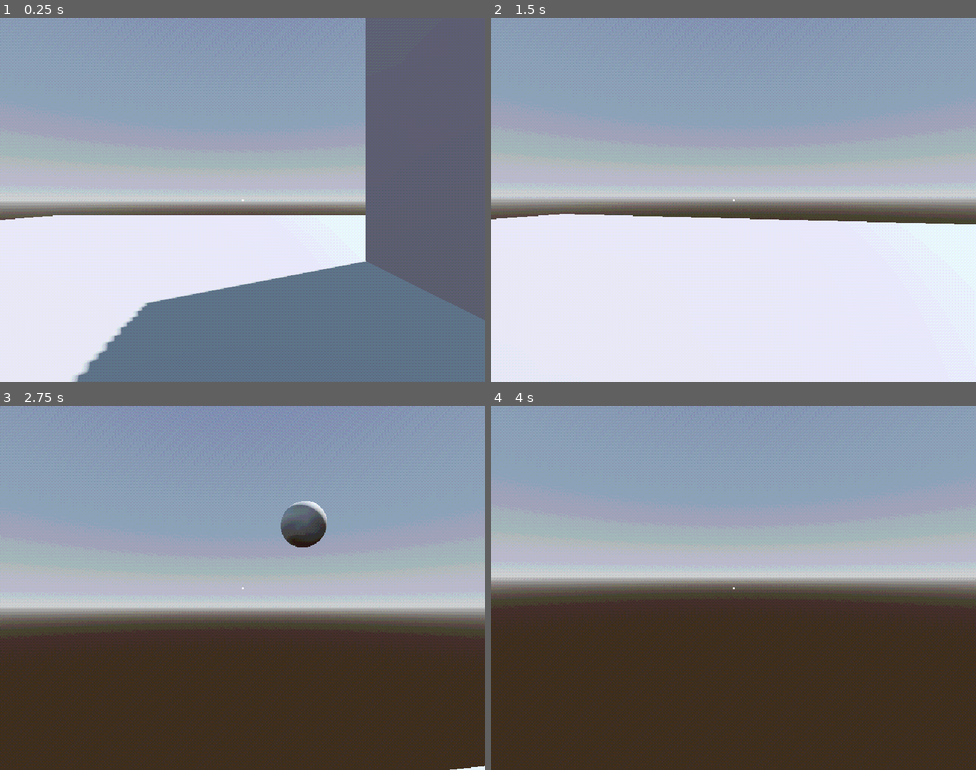
Above: before the commit, frames 1-4 (two rows, left to right).
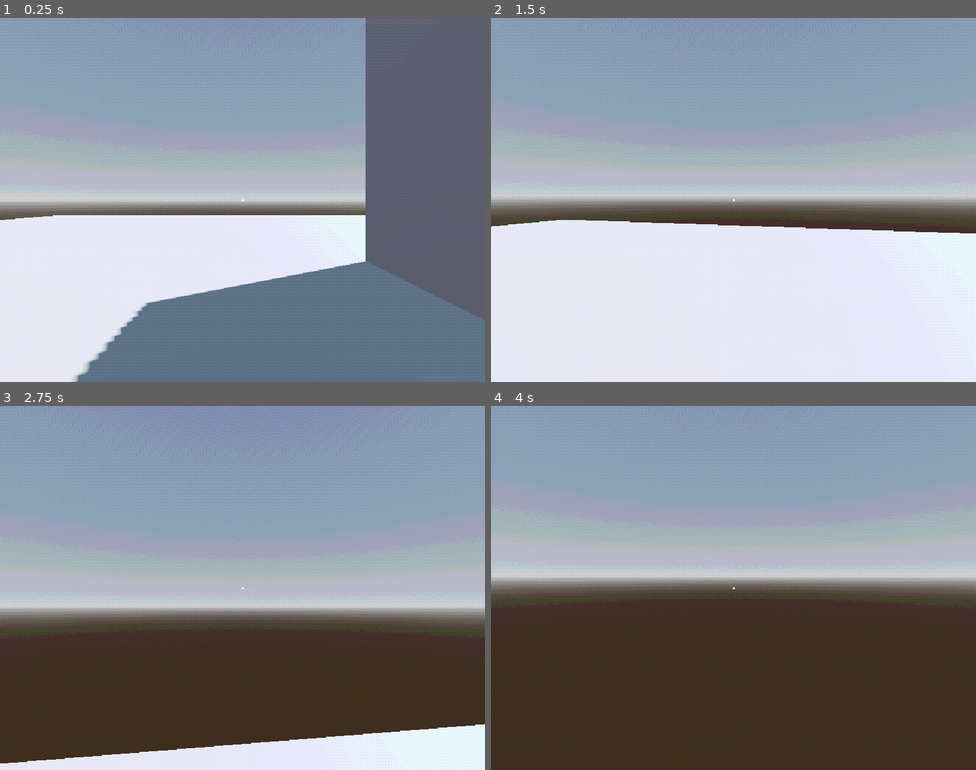
Above: after the commit, the same moments.

Repository: KyleSaki714/ps1-jam
Game: Godot game, scene res://sub_viewport_container.tscn
Same seed, same stepped clock (60 frames per second), same inputs: the game is played once before the commit and once after it. The engine's default icon, where the game draws it, is replaced by a stand-in: a white triangle on a blue panel in a dark square.
Inputs (mouse positions are in pixels of both pictures, inside the frame that each line leads up to):
- Up to frame 1 (0.25 s): no input
- Up to frame 2 (1.5 s): tap Enter (ui_accept) at 0.5 s; move the mouse to (757, 200) at 0.52 s; press the mouse at (757, 200) at 0.53 s; hold W (move_forward) from 0.53 s (still down); tap Space (jump) at 0.77, 0.8, 1.07, 1.35 s; move the mouse to (709, 200) at 1.27 s; release the mouse at (709, 200) at 1.28 s
- Up to frame 3 (2.75 s): keep holding W (move_forward); tap Space (jump) at 1.52, 1.82, 2.3 s; click (218, 588) at 1.55 s; move the mouse to (252, 580) at 2.02 s; press the mouse at (252, 580) at 2.03 s
- Up to frame 4 (4 s): keep holding W (move_forward); move the mouse to (728, 595) at 2.77 s; release the mouse at (728, 595) at 2.78 s; tap Shift (sprint) at 2.85 s; tap Space (jump) at 3.02, 3.32, 3.77, 3.8 s; click (728, 595) at 3.05 s; move the mouse to (767, 591) at 3.52 s; press the mouse at (767, 591) at 3.53 s

The runs differ from the first frame. In frame 1, less than 0.1% of the frame differs, in the area x 75-76%, y 66-67%; in frame 2, 2.0%; in frame 3, 8.0%, in the area x 0-100%, y 26-100%; in frame 4, nothing differs.

Commit message:
blockout outside level, change some values for rat jumpyness

Diff:
--- /dev/null
+++ b/Components/Player.tscn
@@ -0,0 +1,50 @@
+[gd_scene load_steps=6 format=3 uid="uid://bak1xq70vukg6"]
+
+[ext_resource type="PackedScene" uid="uid://cj7474nwi5kyt" path="res://Components/MoveComponent.tscn" id="1_uwk8q"]
+[ext_resource type="Texture2D" uid="uid://dmrahewbgsp87" path="res://assets/textures/crosshair16_dot.png" id="2_yrjoe"]
+[ext_resource type="Texture2D" uid="uid://ifia8n3uflj5" path="res://assets/textures/crosshair16.png" id="3_e02sh"]
+
+[sub_resource type="CapsuleMesh" id="CapsuleMesh_eu7l1"]
+
+[sub_resource type="CapsuleShape3D" id="CapsuleShape3D_p1v5b"]
+
+[node name="Dude" type="CharacterBody3D"]
+collision_layer = 3
+
+[node name="Graphics" type="Node3D" parent="."]
+
+[node name="MeshInstance3D" type="MeshInstance3D" parent="Graphics"]
+mesh = SubResource("CapsuleMesh_eu7l1")
+skeleton = NodePath("../..")
+
+[node name="MoveComponent" parent="." node_paths=PackedStringArray("_bodyToMove", "_camera") instance=ExtResource("1_uwk8q")]
+_bodyToMove = NodePath("..")
+_camera = NodePath("../Camera3D")
+_jumpForce = 7
+_gravity = 25
+
+[node name="Camera3D" type="Camera3D" parent="."]
+transform = Transform3D(1, 0, 0, 0, 1, 0, 0, 0, 1, 0, 0.562925, 0)
+current = true
+
+[node name="TextureRect" type="TextureRect" parent="Camera3D"]
+anchors_preset = 8
+anchor_left = 0.5
+anchor_top = 0.5
+anchor_right = 0.5
+anchor_bottom = 0.5
+offset_left = -8.0
+offset_top = -8.0
+offset_right = 8.0
+offset_bottom = 8.0
+grow_horizontal = 2
+grow_vertical = 2
+texture = ExtResource("2_yrjoe")
+stretch_mode = 3
+
+[node name="Sprite3D" type="Sprite3D" parent="Camera3D"]
+transform = Transform3D(1, 0, 0, 0, 1, 0, 0, 0, 1, 0, 0, -3.46239)
+texture = ExtResource("3_e02sh")
+
+[node name="CollisionShape3D" type="CollisionShape3D" parent="."]
+shape = SubResource("CapsuleShape3D_p1v5b")
--- /dev/null
+++ b/Components/PlayerCore.tscn
@@ -0,0 +1,7 @@
+[gd_scene load_steps=2 format=3 uid="uid://dbk1dg0uth3aa"]
+
+[ext_resource type="Script" uid="uid://cilw0cimmcybd" path="res://Scripts/Player.gd" id="1_7qn8e"]
+
+[node name="PlayerCore" type="Node3D" node_paths=PackedStringArray("_moveComponent")]
+script = ExtResource("1_7qn8e")
+_moveComponent = NodePath("")
--- a/Components/Rat.tscn
+++ b/Components/Rat.tscn
@@ -46,8 +46,9 @@
 blend_shape_mode = 0
 shadow_mesh = SubResource("ArrayMesh_7bvdb")
 
-[sub_resource type="BoxShape3D" id="BoxShape3D_wygdx"]
-size = Vector3(0.691284, 0.336487, 0.248779)
+[sub_resource type="CapsuleShape3D" id="CapsuleShape3D_apg4c"]
+radius = 0.130865
+height = 0.642828
 
 [node name="Rat" type="CharacterBody3D"]
 collision_layer = 3
@@ -67,13 +68,13 @@
 [node name="MoveComponent" parent="." node_paths=PackedStringArray("_bodyToMove", "_camera") instance=ExtResource("2_xvbv6")]
 _bodyToMove = NodePath("..")
 _camera = NodePath("../Camera3D")
-_moveAccel = 5
-_maxSpeed = 20
-_jumpForce = 5
+_moveAccel = 4
+_maxSpeed = 7
+_gravity = 20
 
 [node name="Camera3D" type="Camera3D" parent="."]
 transform = Transform3D(1, 0, 0, 0, 1, 0, 0, 0, 1, 0.00257635, 0.261623, -0.236099)
 
 [node name="CollisionShape3D" type="CollisionShape3D" parent="."]
-transform = Transform3D(1, 0, 0, 0, 1, 0, 0, 0, 1, -0.0209351, 0.187347, -0.00964355)
-shape = SubResource("BoxShape3D_wygdx")
+transform = Transform3D(1, 0, 0, 0, -4.37114e-08, 1, 0, -1, -4.37114e-08, 0, 0.192774, 0)
+shape = SubResource("CapsuleShape3D_apg4c")
--- /dev/null
+++ b/Outside.tscn
@@ -0,0 +1,144 @@
+[gd_scene load_steps=8 format=3 uid="uid://i3r2r3mfngh5"]
+
+[ext_resource type="PackedScene" uid="uid://bak1xq70vukg6" path="res://Components/Player.tscn" id="1_f6ed7"]
+[ext_resource type="PackedScene" uid="uid://dbk1dg0uth3aa" path="res://Components/PlayerCore.tscn" id="2_i6qxv"]
+[ext_resource type="Texture2D" uid="uid://b240prynng2uu" path="res://icon.svg" id="3_i6qxv"]
+[ext_resource type="PackedScene" uid="uid://vly1dwti5hdy" path="res://Components/Rat.tscn" id="4_35mfd"]
+
+[sub_resource type="ProceduralSkyMaterial" id="ProceduralSkyMaterial_f6ed7"]
+sky_horizon_color = Color(0.662243, 0.671743, 0.686743, 1)
+ground_horizon_color = Color(0.662243, 0.671743, 0.686743, 1)
+
+[sub_resource type="Sky" id="Sky_i6qxv"]
+sky_material = SubResource("ProceduralSkyMaterial_f6ed7")
+
+[sub_resource type="Environment" id="Environment_35mfd"]
+background_mode = 2
+sky = SubResource("Sky_i6qxv")
+tonemap_mode = 2
+glow_enabled = true
+
+[node name="Outside" type="Node3D"]
+
+[node name="WorldEnvironment" type="WorldEnvironment" parent="."]
+environment = SubResource("Environment_35mfd")
+
+[node name="DirectionalLight3D" type="DirectionalLight3D" parent="."]
+transform = Transform3D(0.89145, -0.348124, 0.290046, -0.22656, 0.211908, 0.950666, -0.392413, -0.913184, 0.110035, 0, 0, 0)
+shadow_enabled = true
+
+[node name="CSGCombiner3D" type="CSGCombiner3D" parent="."]
+use_collision = true
+
+[node name="fence2" type="CSGBox3D" parent="CSGCombiner3D"]
+transform = Transform3D(1, 0, 0, 0, 1, 0, 0, 0, 1, -2.12782, 3.51257, -37.2708)
+size = Vector3(62.272, 6.35742, 0.5)
+
+[node name="fence3" type="CSGBox3D" parent="CSGCombiner3D"]
+transform = Transform3D(-4.37114e-08, 0, 1, 0, 1, 0, -1, 0, -4.37114e-08, -33.1357, 3.64777, -8.27082)
+size = Vector3(62.272, 6.35742, 0.5)
+
+[node name="fence4" type="CSGBox3D" parent="CSGCombiner3D"]
+transform = Transform3D(-4.37114e-08, 0, -1, 0, 1, 0, 1, 0, -4.37114e-08, 28.8616, 3.63385, -6.31167)
+size = Vector3(62.272, 6.35742, 0.5)
+
+[node name="fence" type="CSGBox3D" parent="CSGCombiner3D"]
+transform = Transform3D(1, 0, 0, 0, 1, 0, 0, 0, 1, -2.29765, 3.67871, 22.5128)
+size = Vector3(62.272, 6.35742, 0.5)
+
+[node name="Floor" type="CSGBox3D" parent="CSGCombiner3D"]
+transform = Transform3D(1, 0, 0, 0, 1, 0, 0, 0, 1, -1.98941, 0, -5.26099)
+size = Vector3(75, 1, 75)
+
+[node name="Building2" type="CSGBox3D" parent="CSGCombiner3D"]
+transform = Transform3D(1, 0, 0, 0, 1, 0, 0, 0, 1, 4.52217, 13.215, -15.5239)
+size = Vector3(23.277, 27, 27.0327)
+
+[node name="Building1" type="CSGBox3D" parent="CSGCombiner3D"]
+transform = Transform3D(1, 0, 0, 0, 1, 0, 0, 0, 1, -6.88927, 12.5671, -4.15217)
+size = Vector3(34.4415, 25.8874, 27.0327)
+
+[node name="Building3" type="CSGCylinder3D" parent="CSGCombiner3D"]
+transform = Transform3D(1, 0, 0, 0, 1, 0, 0, 0, 1, 10.3885, 14, 3.6332)
+radius = 9.52881
+height = 30.0
+
+[node name="chimney" type="CSGCylinder3D" parent="CSGCombiner3D"]
+transform = Transform3D(1, 0, 0, 0, 1, 0, 0, 0, 1, -11, 29, -7)
+radius = 2.0
+height = 8.0
+
+[node name="Dumpster" type="CSGBox3D" parent="CSGCombiner3D"]
+transform = Transform3D(1, 0, 0, 0, 1, 0, 0, 0, 1, -21.3685, 2.0526, -19.4135)
+size = Vector3(4.21774, 2.85794, 3.06848)
+
+[node name="CustodianRoom" type="CSGBox3D" parent="CSGCombiner3D"]
+transform = Transform3D(1, 0, 0, 0, 1, 0, 0, 0, 1, -16.5832, 6, -7.25684)
+operation = 2
+size = Vector3(11.8336, 11, 18.4863)
+
+[node name="CSGBox3D" type="CSGBox3D" parent="CSGCombiner3D"]
+transform = Transform3D(1, 0, 0, 0, 1, 0, 0, 0, 1, -11.9172, 1.60314, -2.95793)
+size = Vector3(2.80697, 2.32434, 3.297)
+
+[node name="CSGBox3D2" type="CSGBox3D" parent="CSGCombiner3D"]
+transform = Transform3D(-4.37114e-08, 0, -1, 0, 1, 0, 1, 0, -4.37114e-08, -16.222, 2.64871, 0.698557)
+size = Vector3(2.807, 4.86143, 4.578)
+
+[node name="CSGBox3D5" type="CSGBox3D" parent="CSGCombiner3D"]
+transform = Transform3D(1, 0, 0, 0, 1, 0, 0, 0, 1, -21.0719, 5.44526, -4.14969)
+size = Vector3(3.1633, 0.521899, 5.48529)
+
+[node name="CSGBox3D4" type="CSGBox3D" parent="CSGCombiner3D"]
+transform = Transform3D(1, 0, 0, 0, 1, 0, 0, 0, 1, -18.6926, 7.77452, -14.9981)
+size = Vector3(8.07402, 0.939087, 3.4158)
+
+[node name="CSGBox3D3" type="CSGBox3D" parent="CSGCombiner3D"]
+transform = Transform3D(1, 0, 0, 0, 0.939692, -0.34202, 0, 0.34202, 0.939692, -21.7832, 7.1001, -9.74703)
+size = Vector3(1.21364, 0.230164, 7.80948)
+
+[node name="Dude" parent="." instance=ExtResource("1_f6ed7")]
+transform = Transform3D(1, 0, 0, 0, 1, 0, 0, 0, 1, -26.4357, 2.26075, -25.7738)
+
+[node name="PlayerCore" parent="Dude" node_paths=PackedStringArray("_moveComponent") instance=ExtResource("2_i6qxv")]
+_moveComponent = NodePath("../MoveComponent")
+
+[node name="Decor" type="Node3D" parent="."]
+
+[node name="Tree" type="Node3D" parent="Decor"]
+transform = Transform3D(0.965926, 0, -0.258819, 0, 1, 0, 0.258819, 0, 0.965926, 22.7121, 6.35055, -9.30571)
+
+[node name="Sprite3D" type="Sprite3D" parent="Decor/Tree"]
+transform = Transform3D(6.02039, 0, 0, 0, 9.69795, 0, 0, 0, 6.02039, 0, 0, 0)
+texture = ExtResource("3_i6qxv")
+
+[node name="Sprite3D2" type="Sprite3D" parent="Decor/Tree"]
+transform = Transform3D(-2.6316e-07, 0, -6.02039, 0, 9.69795, 0, 6.02039, 0, -2.6316e-07, 0, 0, 0)
+texture = ExtResource("3_i6qxv")
+
+[node name="Tree2" type="Node3D" parent="Decor"]
+transform = Transform3D(0.837738, 0, 0.546073, 0, 1, 0, -0.546073, 0, 0.837738, 22.7121, 6.35055, -21.3057)
+
+[node name="Sprite3D" type="Sprite3D" parent="Decor/Tree2"]
+transform = Transform3D(6.02039, 0, 0, 0, 9.69795, 0, 0, 0, 6.02039, 0, 0, 0)
+texture = ExtResource("3_i6qxv")
+
+[node name="Sprite3D2" type="Sprite3D" parent="Decor/Tree2"]
+transform = Transform3D(-2.6316e-07, 0, -6.02039, 0, 9.69795, 0, 6.02039, 0, -2.6316e-07, 0, 0, 0)
+texture = ExtResource("3_i6qxv")
+
+[node name="OmniLight3D" type="OmniLight3D" parent="Decor"]
+transform = Transform3D(1, 0, 0, 0, -4.37114e-08, 1, 0, -1, -4.37114e-08, -16.7465, 10.1358, -7.51801)
+light_energy = 7.142
+omni_range = 7.79136
+
+[node name="SpotLight3D" type="SpotLight3D" parent="Decor"]
+transform = Transform3D(1, 0, 0, 0, -4.37114e-08, 1, 0, -1, -4.37114e-08, -16.1298, 11.9821, -4.66354)
+light_energy = 10.051
+spot_range = 22.504
+spot_angle = 32.1704
+
+[node name="Rat" parent="." instance=ExtResource("4_35mfd")]
+transform = Transform3D(1, 0, 0, 0, 1, 0, 0, 0, 1, -22.0778, 0.51094, -3.83796)
+
+[editable path="Dude"]
--- a/Scripts/Player.gd
+++ b/Scripts/Player.gd
@@ -74,9 +74,9 @@
 		var secondCameraPos = rayDir * _transferDistance + cameraPos
 
 		# DEBUG: view the farthest point player can reach
-		var testVizInst2 = _testVisualizer.instantiate()
-		get_tree().root.get_node_or_null("SubViewportContainer/SubViewport/World/").add_child(testVizInst2)
-		testVizInst2.global_position = secondCameraPos
+		#var testVizInst2 = _testVisualizer.instantiate()
+		#get_tree().root.get_node_or_null("SubViewportContainer/SubViewport/World/").add_child(testVizInst2)
+		#testVizInst2.global_position = secondCameraPos
 
 		# create the raycast and intersect the ray
 		var query = PhysicsRayQueryParameters3D.create(cameraPos, secondCameraPos, 0b10, [self.get_parent_node_3d().get_rid()]) # 20 is distance
--- a/World.tscn
+++ b/World.tscn
@@ -1,10 +1,8 @@
-[gd_scene load_steps=19 format=3 uid="uid://b1shtyjdx7je7"]
+[gd_scene load_steps=15 format=3 uid="uid://b1shtyjdx7je7"]
 
 [ext_resource type="Texture2D" uid="uid://b240prynng2uu" path="res://icon.svg" id="1_m1ybr"]
-[ext_resource type="PackedScene" uid="uid://cj7474nwi5kyt" path="res://Components/MoveComponent.tscn" id="3_eu7l1"]
-[ext_resource type="Script" uid="uid://cilw0cimmcybd" path="res://Scripts/Player.gd" id="3_js7pq"]
-[ext_resource type="Texture2D" uid="uid://ifia8n3uflj5" path="res://assets/textures/crosshair16.png" id="3_p1v5b"]
-[ext_resource type="Texture2D" uid="uid://dmrahewbgsp87" path="res://assets/textures/crosshair16_dot.png" id="3_wygdx"]
+[ext_resource type="PackedScene" uid="uid://bak1xq70vukg6" path="res://Components/Player.tscn" id="2_eu7l1"]
+[ext_resource type="PackedScene" uid="uid://dbk1dg0uth3aa" path="res://Components/PlayerCore.tscn" id="3_eu7l1"]
 [ext_resource type="PackedScene" uid="uid://vly1dwti5hdy" path="res://Components/Rat.tscn" id="4_eu7l1"]
 [ext_resource type="PackedScene" uid="uid://7303x0uj5nn0" path="res://Components/TestViz.tscn" id="5_eu7l1"]
 
@@ -39,10 +37,6 @@
 
 [sub_resource type="CapsuleShape3D" id="CapsuleShape3D_grvvb"]
 
-[sub_resource type="CapsuleMesh" id="CapsuleMesh_eu7l1"]
-
-[sub_resource type="CapsuleShape3D" id="CapsuleShape3D_p1v5b"]
-
 [node name="World" type="Node3D"]
 
 [node name="WorldEnvironment" type="WorldEnvironment" parent="."]
@@ -55,13 +49,21 @@
 [node name="Platforms" type="CSGCombiner3D" parent="."]
 use_collision = true
 
-[node name="CSGBox3D" type="CSGBox3D" parent="Platforms"]
+[node name="wall" type="CSGBox3D" parent="Platforms"]
 transform = Transform3D(1, 0, 0, 0, 1, 0, 0, 0, 1, -2.17875, 2.96237, 0.390015)
 size = Vector3(1, 6.92474, 13.238)
 
 [node name="floor" type="CSGBox3D" parent="Platforms"]
 transform = Transform3D(1, 0, 0, 0, 1, 0, 0, 0, 1, 0, -0.5, 0)
 size = Vector3(50, 1, 50)
+
+[node name="CSGBox3D" type="CSGBox3D" parent="Platforms"]
+transform = Transform3D(1, 0, 0, 0, 1, 0, 0, 0, 1, 3.7733, 0.9816, -9.65273)
+size = Vector3(3.12195, 2.08301, 2.37097)
+
+[node name="CSGBox3D2" type="CSGBox3D" parent="Platforms"]
+transform = Transform3D(1, 0, 0, 0, 1, 0, 0, 0, 1, 10.3863, 0.441805, -9.65273)
+size = Vector3(3.12195, 1.00342, 2.37097)
 
 [node name="StaticBody3D" type="StaticBody3D" parent="."]
 transform = Transform3D(1, 0, 0, 0, 1, 0, 0, 0, 1, 0, -1, 0)
@@ -87,51 +89,10 @@
 [node name="Camera3D" type="Camera3D" parent="."]
 transform = Transform3D(0.707107, 0, 0.707107, 0, 1, 0, -0.707107, 0, 0.707107, 3.45455, 1.45573, 3.80898)
 
-[node name="Dude" type="CharacterBody3D" parent="."]
+[node name="Dude" parent="." instance=ExtResource("2_eu7l1")]
 transform = Transform3D(1, 0, 0, 0, 1, 0, 0, 0, 1, -5.83403, 1.0749, -0.13811)
-collision_layer = 3
 
-[node name="Graphics" type="Node3D" parent="Dude"]
-
-[node name="MeshInstance3D" type="MeshInstance3D" parent="Dude/Graphics"]
-mesh = SubResource("CapsuleMesh_eu7l1")
-skeleton = NodePath("../..")
-
-[node name="MoveComponent" parent="Dude" node_paths=PackedStringArray("_bodyToMove", "_camera") instance=ExtResource("3_eu7l1")]
-_bodyToMove = NodePath("..")
-_camera = NodePath("../Camera3D")
-
-[node name="Camera3D" type="Camera3D" parent="Dude"]
-transform = Transform3D(1, 0, 0, 0, 1, 0, 0, 0, 1, 0, 0.562925, 0)
-current = true
-
-[node name="TextureRect" type="TextureRect" parent="Dude/Camera3D"]
-anchors_preset = 8
-anchor_left = 0.5
-anchor_top = 0.5
-anchor_right = 0.5
-anchor_bottom = 0.5
-offset_left = -8.0
-offset_top = -8.0
-offset_right = 8.0
-offset_bottom = 8.0
-grow_horizontal = 2
-grow_vertical = 2
-texture = ExtResource("3_wygdx")
-stretch_mode = 3
-
-[node name="Sprite3D" type="Sprite3D" parent="Dude/Camera3D"]
-transform = Transform3D(1, 0, 0, 0, 1, 0, 0, 0, 1, 0, 0, -3.46239)
-texture = ExtResource("3_p1v5b")
-
-[node name="CollisionShape3D" type="CollisionShape3D" parent="Dude"]
-shape = SubResource("CapsuleShape3D_p1v5b")
-
-[node name="PossessionComponent" type="Node3D" parent="Dude"]
-
-[node name="PlayerCore" type="Node3D" parent="Dude" node_paths=PackedStringArray("_moveComponent")]
-transform = Transform3D(1, 0, 0, 0, 1, 0, 0, 0, 1, 5.83403, -1.0749, 0.13811)
-script = ExtResource("3_js7pq")
+[node name="PlayerCore" parent="Dude" node_paths=PackedStringArray("_moveComponent") instance=ExtResource("3_eu7l1")]
 _moveComponent = NodePath("../MoveComponent")
 
 [node name="Rat" parent="." instance=ExtResource("4_eu7l1")]
@@ -145,3 +106,5 @@
 
 [node name="MeshInstance3D" parent="." instance=ExtResource("5_eu7l1")]
 transform = Transform3D(1, 0, 0, 0, 1, 0, 0, 0, 1, 0, 0.725598, 0)
+
+[editable path="Dude"]
